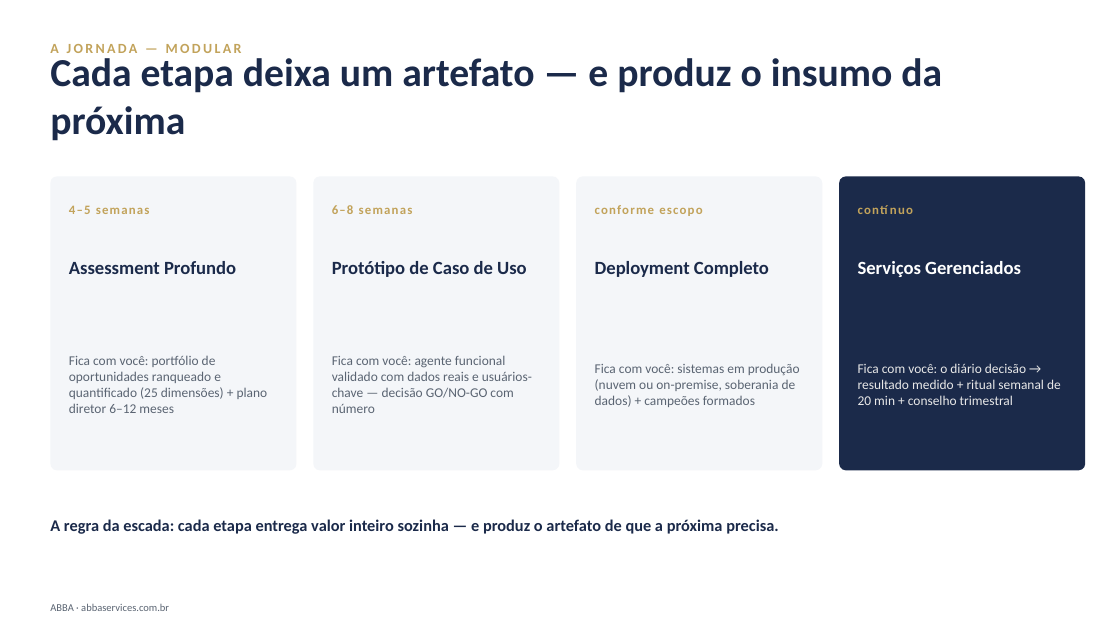
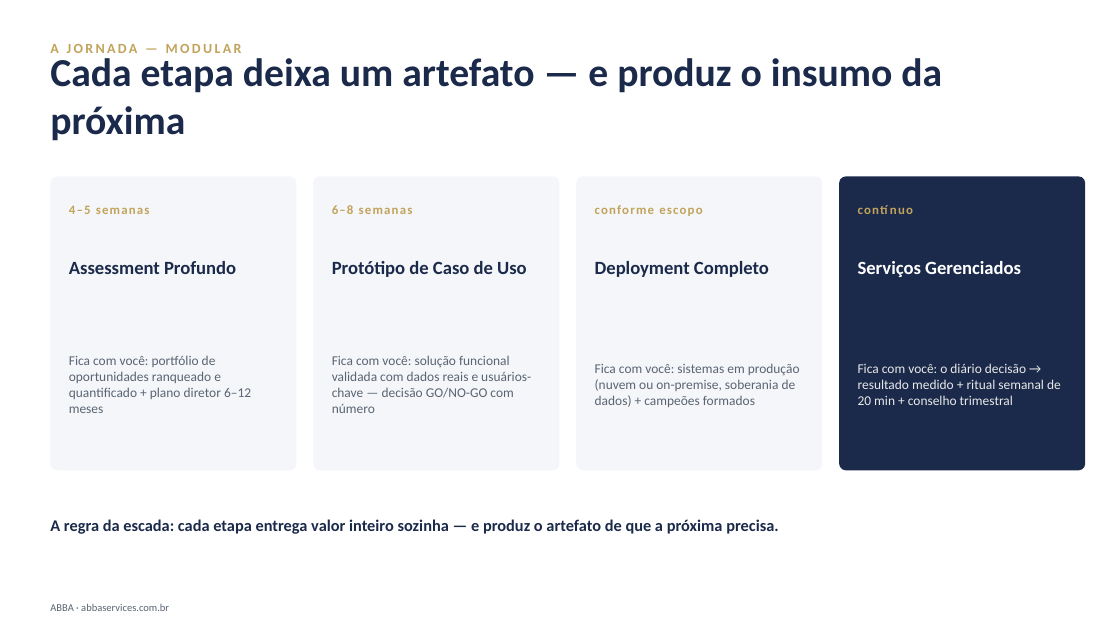
Before and after one commit to DanielMoraesCoca/abba-ops, a slide deck: slide 7 of 08-materiais/modelos/abba-deck-institucional.pptx. Drawn at 1120x630 pixels with LibreOffice and Linux fonts; fonts in the diff are those of the drawing. Boxes give left, top, right and bottom in pixels: in the first picture for what was removed or moved away, otherwise in the second. Text is boxed around its words. In the diff, an @@ line names an element or a change of style, - is before the commit and + after.

```diff
--- a/08-materiais/modelos/abba-deck-institucional.pptx
+++ b/08-materiais/modelos/abba-deck-institucional.pptx
@@ text at <box>69,356,251,413</box>: text changed @@
-Fica com você: portfólio de oportunidades ranqueado e quantificado (25 dimensões) + plano diretor 6–12 meses
+Fica com você: portfólio de oportunidades ranqueado e quantificado + plano diretor 6–12 meses
@@ text at <box>332,355,531,413</box>: text changed @@
-Fica com você: agente funcional validado com dados reais e usuários-chave — decisão GO/NO-GO com número
+Fica com você: solução funcional validada com dados reais e usuários-chave — decisão GO/NO-GO com número
```
Also in this commit, not shown: 3 other slides changed, 9 other files.
